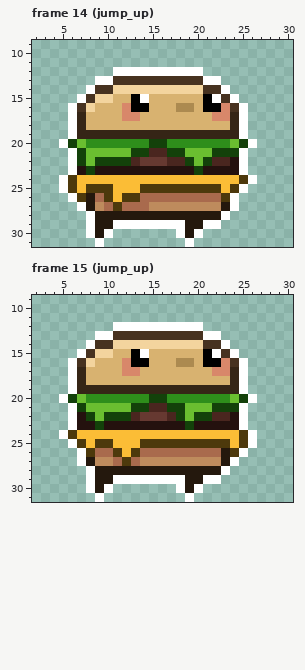
File history of a pixel-art file, Assets/Sprites/Character/burger.aseprite. The picture above is the old version.
32x32 pixels, 17 frames. Shown: frame 14 (jump_up): x 2..30, y 9..31; frame 15 (jump_up): x 2..30, y 9..31. The commit also changed other frames, which this record leaves out.
After:
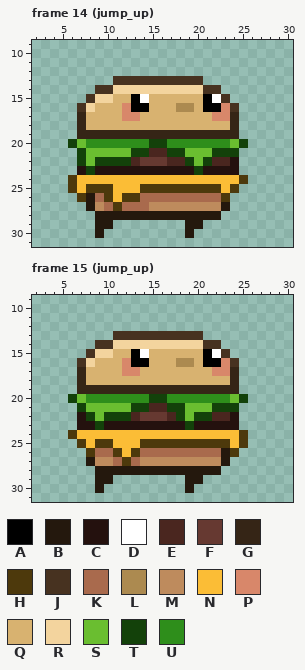
Palette (. is transparent): A #000000  B #24180d  C #24110e  D #ffffff  E #4a261f  F #663931  G #352516  H #4d390c  J #473220  K #a96a4d  L #ac8a50  M #be8b5d  N #fbbd36  P #d8876a  Q #d8b270  R #f3d49e  S #6abe30  T #13410a  U #2e8e1b
Changes in this commit:
Changed rows in their new state; - is an unchanged pixel.
Frame 14 (jump_up), layer "Layer 1":
first column x 5:
12 ------..........------
13 ----..----------..----
14 ---.--------------.---
15 --.----------------.--
16 -.------------------.-
17 -.------------------.-
18 -.------------------.-
19 -.------------------.-
20 .--------------------.
21 -.------------------.-
22 -.------------------.-
23 -.------------------.-
24 .--------------------.
25 .-------------------.-
26 -.-----------------.--
27 --.----------------.--
28 ---.--------------.---
29 ---.--........--..----
30 ---.-.-------.-.------
31 ----.---------.-------
Frame 15 (jump_up), layer "Layer 1":
first column x 5:
12 ------..........------
13 ----..----------..----
14 ---.--------------.---
15 --.----------------.--
16 -.------------------.-
17 -.------------------.-
18 -.------------------.-
19 -.------------------.-
20 .--------------------.
21 -.------------------.-
22 -.------------------.-
23 -.------------------.-
24 .--------------------.
25 -.-------------------.
26 --.-----------------.-
27 --.----------------.--
28 ---.--------------.---
29 ---.--........--..----
30 ---.-.-------.-.------
31 ----.---------.-------
Boxes around the changes in both pictures, in picture pixels (x1, y1, x2, y2):
erased: (59, 67, 257, 247)
erased: (59, 322, 257, 502)
